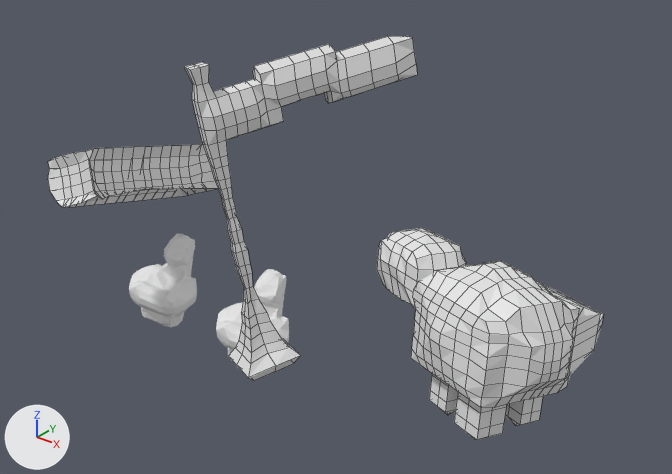
Renders of the Blender file Assets/3d/triger.blend from each side of a commit.
Before and after are seen from a 50 mm lens placed at (205.1, -155.6, 130.6), pointed at (102.7, -27.6, 51.3). Every picture has the same lights, and +X, +Y and +Z are marked at lower left. Mesh edges are drawn as thin lines on the coarser meshes.

Script lines for the objects in view, before the commit:
```python
me_cube = bpy.data.meshes.new('Cube')
me_cube.from_pydata(...)  # 264 vertices, 262 faces; spans x -4.3..14.5, y -11.3..8.9, z -8.2..9.6
me_cube.materials.append(mat_material)  # white #e7e7e7
me_cube_003 = bpy.data.meshes.new('Cube.003')
me_cube_003.from_pydata(...)  # 360 vertices, 358 faces; spans x -5.2..6.4, y -48.8..5.5, z -37.5..31.4
me_cube_004 = bpy.data.meshes.new('Cube.004')
me_cube_004.from_pydata(...)  # 540 vertices, 538 faces; spans x -2.2..31.7, y -16.9..5.7, z -2.5..19.6
ob_cube = bpy.data.objects.new('Cube', me_cube)
ob_cube.location = (37.9, -21.0, 20.4)
ob_cube.rotation_euler = (-7.652, 3.022, 9.63)  # degrees (282, 173, 192)
ob_cube_003 = bpy.data.objects.new('Cube.003', me_cube_003)
ob_cube_003.location = (78.1, -32.6, 50.8)
ob_cube_003.rotation_euler = (-6.422, 0.0845, 9.027)  # degrees (352, 4.8, 157)
ob_cube_004 = bpy.data.objects.new('Cube.004', me_cube_004)
ob_cube_004.location = (135.0, -55.8, 71.0)
ob_cube_004.rotation_euler = (9.297, -6.365, 37.33)  # degrees (173, 355, 339)
# also in view: 'Cube.001' at (73.5, -21.1, 18.3); 'Cube.002' at (42.2, -25.7, 48.3)
```
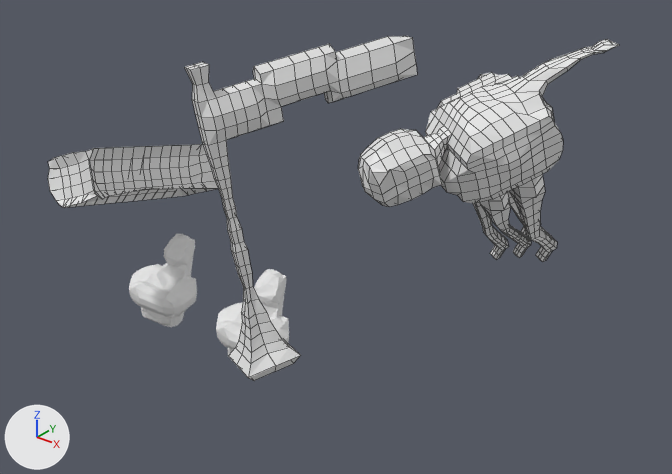
What differs and where, as boxes (x1, y1, x2, y2) in the pictures (672 x 474 px):
'Cube.004', reshaped, moved, turned: before (377, 228, 604, 440); after (358, 39, 619, 262)

The change, as a list of edits to the scene's bpy script:
```text
Change me_cube_004:
    used by ob_cube_004; location = (135.0, -55.8, 71.0); rotation_euler = (9.297, -6.365, 37.33), in degrees (173, 355, 339)
    remove me_cube_004.from_pydata(...)  # 540 vertices, 538 faces; spans x -2.2..31.7, y -16.9..5.7, z -2.5..19.6
    add me_cube_004.from_pydata(...)  # 986 vertices, 984 faces; spans x -2.8..44.5, y -15.4..5.7, z -3.3..36.5
    me_cube_004 part 1: 123 vertices moved from x -2.2..29.7, y -16.9..4.3, z -2.4..17.4 to x -2.8..30.0, y -15.4..3.5, z -3.3..18.1; 13 vertices removed from x 12.2..28.9, y -6.6..0.1, z -1.0..19.6; 459 vertices added at x 11.1..44.5, y -8.4..1.6, z -3.2..36.5
Change ob_cube_004:
    ob_cube_004.location: (135.0, -55.8, 71.0) -> (124.9, -44.0, 75.0)
    ob_cube_004.rotation_euler: (9.297, -6.365, 37.33) -> (19.06, -2.786, 48.12)  # degrees (173, 355, 339) -> degrees (12, -160, 237)
```
